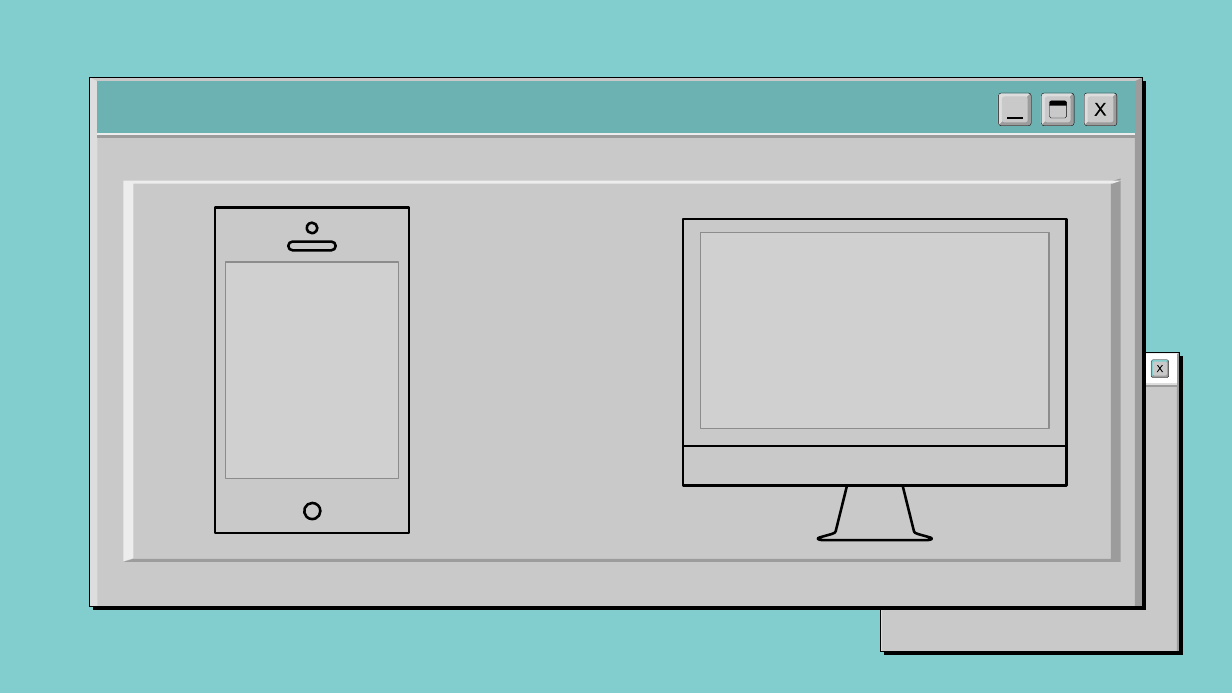
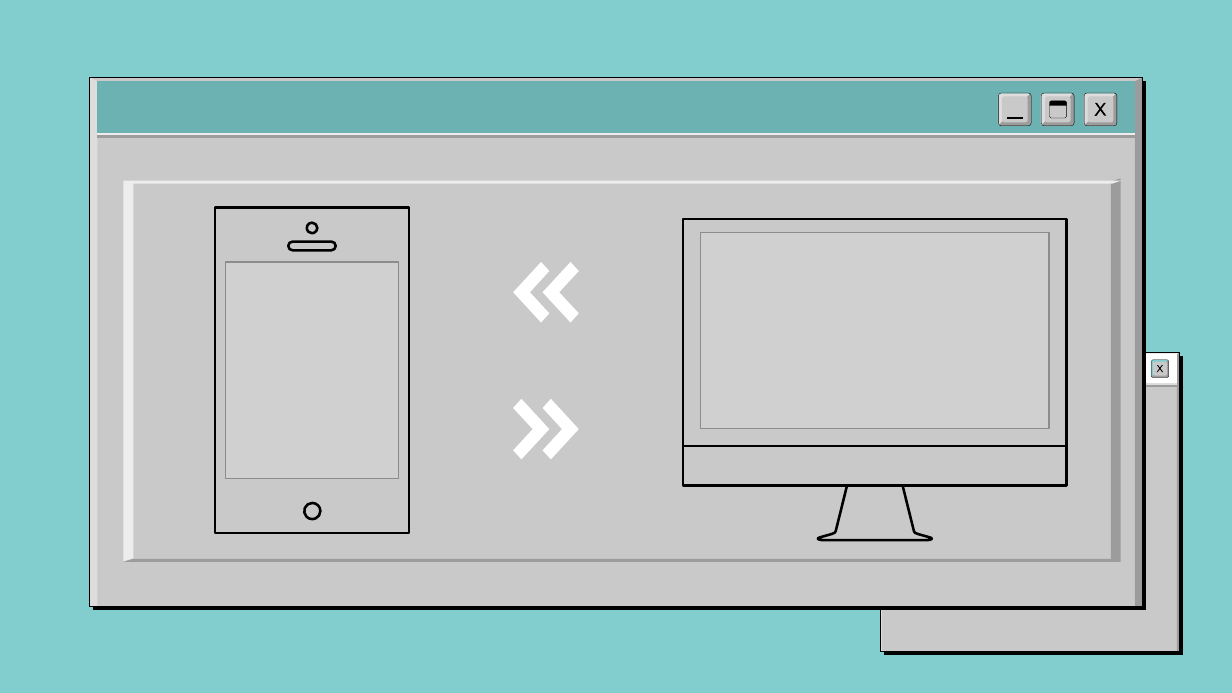
Before and after one commit to kabizzle/Word-Guessing-App, a slide deck: slide 11 of IT_Slides___1_.pptx (slide 12 before the commit). Drawn at 1232x693 pixels with LibreOffice and Linux fonts; fonts in the diff are those of the drawing; grey boxes stand for pictures; background and template pictures are left out. Boxes give left, top, right and bottom in pixels: in the first picture for what was removed or moved away, otherwise in the second. Text is boxed around its words. In the diff, an @@ line names an element or a change of style, - is before the commit and + after.

```diff
--- a/IT_Slides___1_.pptx
+++ b/IT_Slides___1_.pptx
@@ freeform shape added at (513, 262, 548, 323), fill #FFFFFF @@
@@ freeform shape added at (542, 262, 578, 323), fill #FFFFFF @@
@@ freeform shape added at (513, 399, 548, 460), fill #FFFFFF @@
@@ freeform shape added at (542, 399, 578, 460), fill #FFFFFF @@
```
Also in this commit, not shown: 3 other slides changed, 4 slides added, 2 slides removed.
